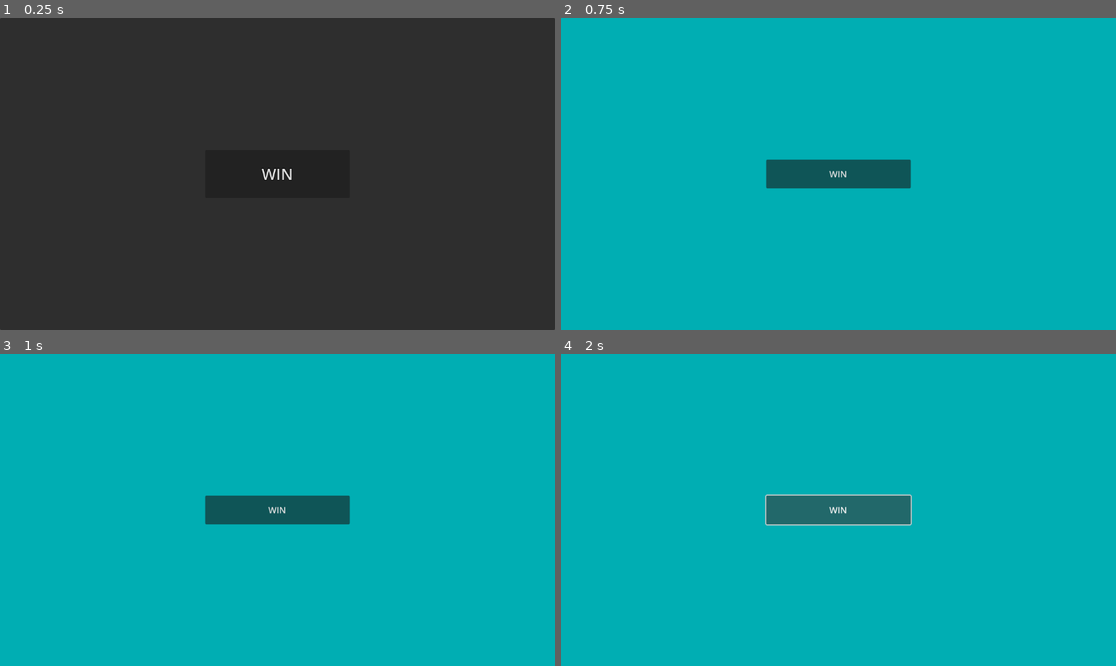
Above: before the commit, frames 1-4 (two rows, left to right).
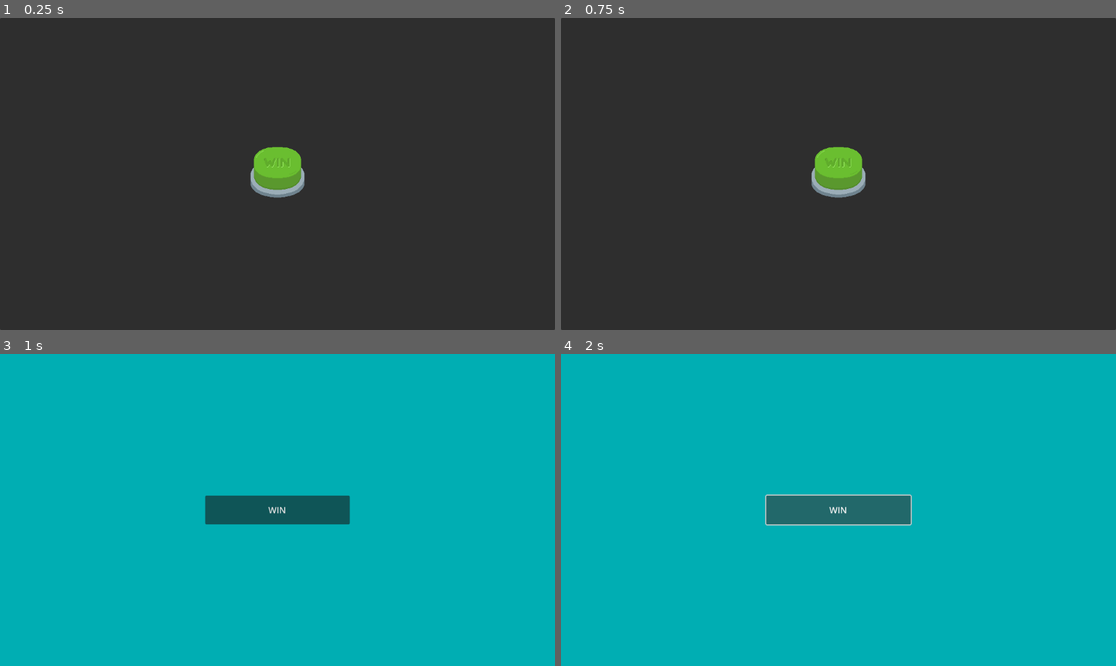
Above: after the commit, the same moments.

Repository: Ruebenritter/theonebuttongame
Game: Godot game, scene res://views/main.tscn
Same seed, same stepped clock (60 frames per second), same inputs: the game is played once before the commit and once after it.
Inputs (mouse positions are in pixels of both pictures, inside the frame that each line leads up to):
- Up to frame 1 (0.25 s): no input
- Up to frame 2 (0.75 s): click (838, 174) at 0.5 s
- Up to frame 3 (1 s): no input
- Up to frame 4 (2 s): click "WIN" at 1.25 s

The runs differ from the first frame. In frame 1, 1.3% of the frame differs, in the area x 45-55%, y 41-58%; in frame 2, 100%, in the area x 0-100%, y 0-100%; in frame 3, nothing differs; in frame 4, nothing differs.

Commit message:
reset and load levels

Diff:
--- a/view_models/genesis.gd
+++ b/view_models/genesis.gd
@@ -2,5 +2,12 @@
 
 signal won
 
+@onready var button: TextureButton = $"PanelContainer/CenterContainer/Button"
+@onready var anim: AnimatedSprite2D = $"PanelContainer/CenterContainer/Button/AnimatedSprite2D"
+
 func _on_button_pressed() -> void:
+	anim.play("default")
+	await anim.animation_finished
+	anim.play_backwards("default")
+	await anim.animation_finished
 	won.emit()
--- /dev/null
+++ b/view_models/loading.gd
@@ -0,0 +1,30 @@
+extends Control
+
+# button loads (play load animation). lose if pressed before load animation is done
+signal lost
+signal won
+
+@onready var button: TextureButton = $"PanelContainer/CenterContainer/Button"
+@onready var anim: AnimatedSprite2D = $"PanelContainer/CenterContainer/Button/AnimatedSprite2D"
+
+var is_loaded: bool = false
+
+func _ready() -> void:
+    while true:
+        anim.play("default")
+        await anim.animation_finished
+        is_loaded = true
+        await get_tree().create_timer(1).timeout
+        print("Button is loaded and ready to be pressed.")
+        anim.play_backwards("default")
+        await anim.animation_finished
+        is_loaded = false
+
+
+func _on_loading_button_pressed() -> void:
+    if is_loaded:
+        print("Button pressed after loading.")
+        won.emit()
+    else:
+        print("Button pressed before loading.")
+        lost.emit()
--- a/views/genesis.tscn
+++ b/views/genesis.tscn
@@ -1,6 +1,50 @@
-[gd_scene load_steps=2 format=3 uid="uid://b1mqf6vkuiv4m"]
+[gd_scene load_steps=9 format=3 uid="uid://b1mqf6vkuiv4m"]
 
 [ext_resource type="Script" uid="uid://dyybotdxw6ppf" path="res://view_models/genesis.gd" id="1_4efmx"]
+[ext_resource type="Texture2D" uid="uid://dp7688iwpastv" path="res://assets/green_button.png" id="2_7lnu2"]
+
+[sub_resource type="AtlasTexture" id="AtlasTexture_jt6qo"]
+atlas = ExtResource("2_7lnu2")
+region = Rect2(0, 0, 128, 128)
+
+[sub_resource type="AtlasTexture" id="AtlasTexture_55hk5"]
+atlas = ExtResource("2_7lnu2")
+region = Rect2(128, 0, 128, 128)
+
+[sub_resource type="AtlasTexture" id="AtlasTexture_w1qtc"]
+atlas = ExtResource("2_7lnu2")
+region = Rect2(256, 0, 128, 128)
+
+[sub_resource type="AtlasTexture" id="AtlasTexture_i6egw"]
+atlas = ExtResource("2_7lnu2")
+region = Rect2(384, 0, 128, 128)
+
+[sub_resource type="AtlasTexture" id="AtlasTexture_p4ol4"]
+atlas = ExtResource("2_7lnu2")
+region = Rect2(512, 0, 128, 128)
+
+[sub_resource type="SpriteFrames" id="SpriteFrames_0gygv"]
+animations = [{
+"frames": [{
+"duration": 1.0,
+"texture": SubResource("AtlasTexture_jt6qo")
+}, {
+"duration": 1.0,
+"texture": SubResource("AtlasTexture_55hk5")
+}, {
+"duration": 1.0,
+"texture": SubResource("AtlasTexture_w1qtc")
+}, {
+"duration": 1.0,
+"texture": SubResource("AtlasTexture_i6egw")
+}, {
+"duration": 1.0,
+"texture": SubResource("AtlasTexture_p4ol4")
+}],
+"loop": false,
+"name": &"default",
+"speed": 60.0
+}]
 
 [node name="Genesis" type="Control"]
 layout_mode = 3
@@ -22,11 +66,12 @@
 [node name="CenterContainer" type="CenterContainer" parent="PanelContainer"]
 layout_mode = 2
 
-[node name="Button" type="Button" parent="PanelContainer/CenterContainer"]
-custom_minimum_size = Vector2(300, 100)
+[node name="Button" type="TextureButton" parent="PanelContainer/CenterContainer"]
+custom_minimum_size = Vector2(128, 128)
 layout_mode = 2
-theme_override_constants/outline_size = 4
-theme_override_font_sizes/font_size = 32
-text = "WIN"
+
+[node name="AnimatedSprite2D" type="AnimatedSprite2D" parent="PanelContainer/CenterContainer/Button"]
+sprite_frames = SubResource("SpriteFrames_0gygv")
+centered = false
 
 [connection signal="pressed" from="PanelContainer/CenterContainer/Button" to="." method="_on_button_pressed"]
--- /dev/null
+++ b/views/loading.tscn
@@ -0,0 +1,29 @@
+[gd_scene load_steps=2 format=3 uid="uid://bwudlepupgpia"]
+
+[sub_resource type="StyleBoxFlat" id="StyleBoxFlat_a4wj6"]
+bg_color = Color(0.714756, 0.485099, 0.870554, 1)
+
+[node name="loading" type="Control"]
+layout_mode = 3
+anchors_preset = 15
+anchor_right = 1.0
+anchor_bottom = 1.0
+grow_horizontal = 2
+grow_vertical = 2
+
+[node name="PanelContainer" type="PanelContainer" parent="."]
+layout_mode = 1
+anchors_preset = 15
+anchor_right = 1.0
+anchor_bottom = 1.0
+grow_horizontal = 2
+grow_vertical = 2
+theme_override_styles/panel = SubResource("StyleBoxFlat_a4wj6")
+
+[node name="CenterContainer" type="CenterContainer" parent="PanelContainer"]
+layout_mode = 2
+
+[node name="LoadingButton" type="TextureButton" parent="PanelContainer/CenterContainer"]
+layout_mode = 2
+
+[node name="AnimatedSprite2D" type="AnimatedSprite2D" parent="PanelContainer/CenterContainer/LoadingButton"]
--- a/views/main.tscn
+++ b/views/main.tscn
@@ -1,9 +1,10 @@
-[gd_scene load_steps=5 format=3 uid="uid://c0parosfvi8hf"]
+[gd_scene load_steps=6 format=3 uid="uid://c0parosfvi8hf"]
 
 [ext_resource type="Script" uid="uid://ba5i6sqqpfb8x" path="res://view_models/main.gd" id="1_kvnai"]
 [ext_resource type="PackedScene" uid="uid://b1mqf6vkuiv4m" path="res://views/genesis.tscn" id="2_npfjp"]
 [ext_resource type="PackedScene" uid="uid://o6fvpgfs742w" path="res://views/hold_on.tscn" id="3_bct4t"]
 [ext_resource type="PackedScene" uid="uid://b7e3ejm5elwko" path="res://views/ampel.tscn" id="4_g3jat"]
+[ext_resource type="PackedScene" uid="uid://b7ffog1cwmh4q" path="res://views/reset.tscn" id="5_bct4t"]
 
 [node name="main" type="Control"]
 layout_mode = 3
@@ -13,4 +14,4 @@
 grow_horizontal = 2
 grow_vertical = 2
 script = ExtResource("1_kvnai")
-scene_list = Array[PackedScene]([ExtResource("2_npfjp"), ExtResource("3_bct4t"), ExtResource("4_g3jat")])
+scene_list = Array[PackedScene]([ExtResource("2_npfjp"), ExtResource("3_bct4t"), ExtResource("4_g3jat"), ExtResource("5_bct4t")])
--- a/views/reset.tscn
+++ b/views/reset.tscn
@@ -1,4 +1,6 @@
-[gd_scene format=3 uid="uid://b7ffog1cwmh4q"]
+[gd_scene load_steps=2 format=3 uid="uid://b7ffog1cwmh4q"]
+
+[ext_resource type="Script" uid="uid://c3ja5xnxocs68" path="res://view_models/reset.gd" id="1_ap0ab"]
 
 [node name="reset" type="Control"]
 layout_mode = 3
@@ -7,6 +9,7 @@
 anchor_bottom = 1.0
 grow_horizontal = 2
 grow_vertical = 2
+script = ExtResource("1_ap0ab")
 
 [node name="Button" type="Button" parent="."]
 custom_minimum_size = Vector2(300, 60)
@@ -23,3 +26,5 @@
 grow_horizontal = 2
 grow_vertical = 2
 text = "PLAY AGAIN!"
+
+[connection signal="pressed" from="Button" to="." method="_on_button_pressed"]
Not shown, added: assets/green_button.png.import
Not shown, added: view_models/loading.gd.uid
